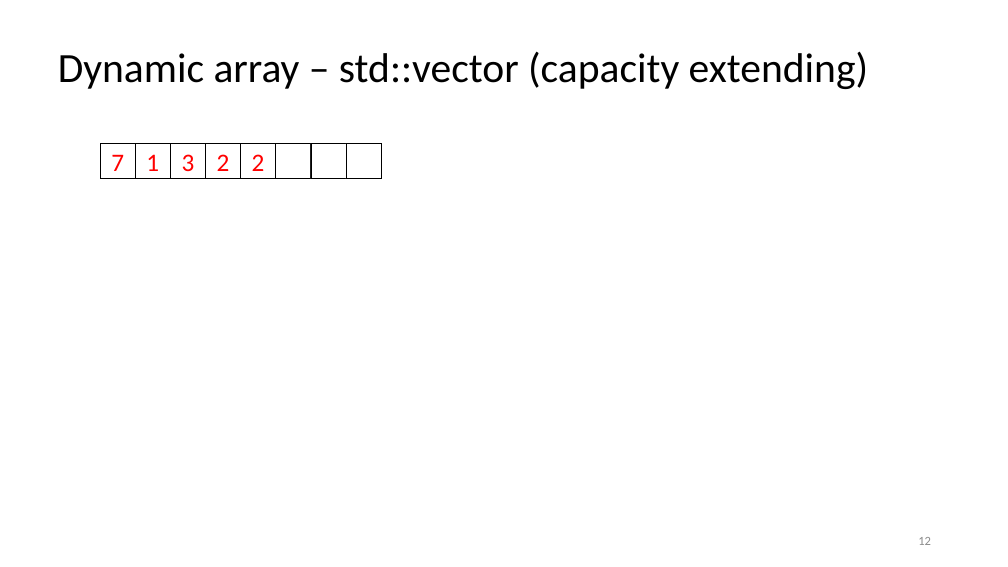
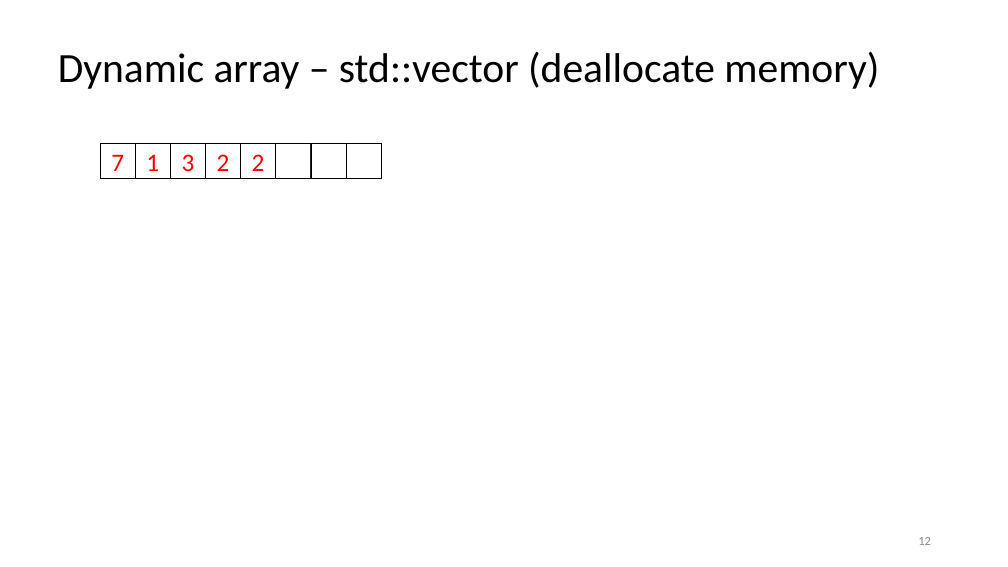
Before and after one commit to rarutyun/cpp-courses, a slide deck: slide 12 of 03_containrers_and_initialization/03_containers.pptx. Drawn at 1008x567 pixels with LibreOffice and Linux fonts; fonts in the diff are those of the drawing. Boxes give left, top, right and bottom in pixels: in the first picture for what was removed or moved away, otherwise in the second. Text is boxed around its words. In the diff, an @@ line names an element or a change of style, - is before the commit and + after.

```diff
--- a/03_containrers_and_initialization/03_containers.pptx
+++ b/03_containrers_and_initialization/03_containers.pptx
@@ title at [58,51,879,89]: text changed @@
-Dynamic array – std::vector (capacity extending)
+Dynamic array – std::vector (deallocate memory)
```
Also in this commit, not shown: 10 other slides changed, 1 slide removed, 3 other files.
